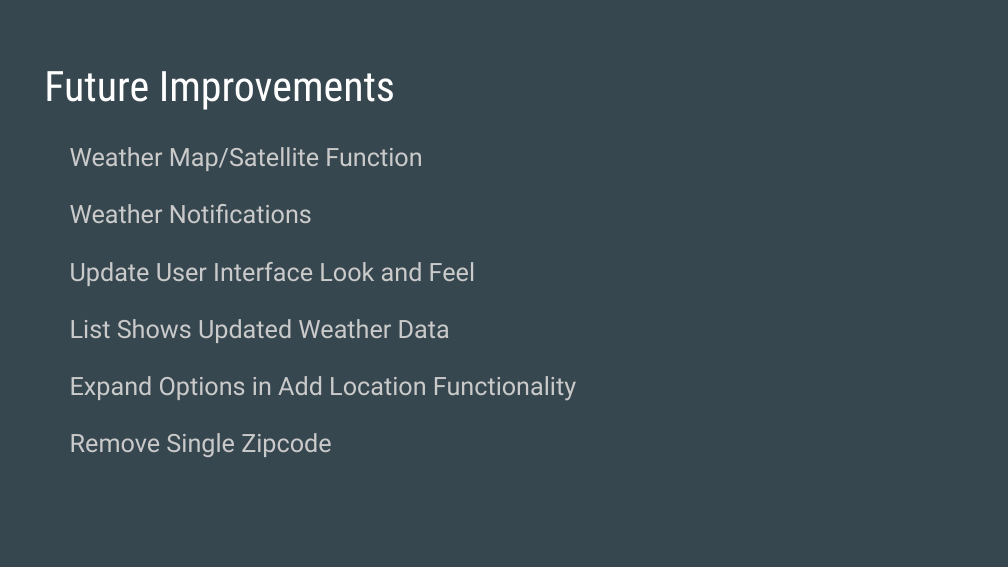
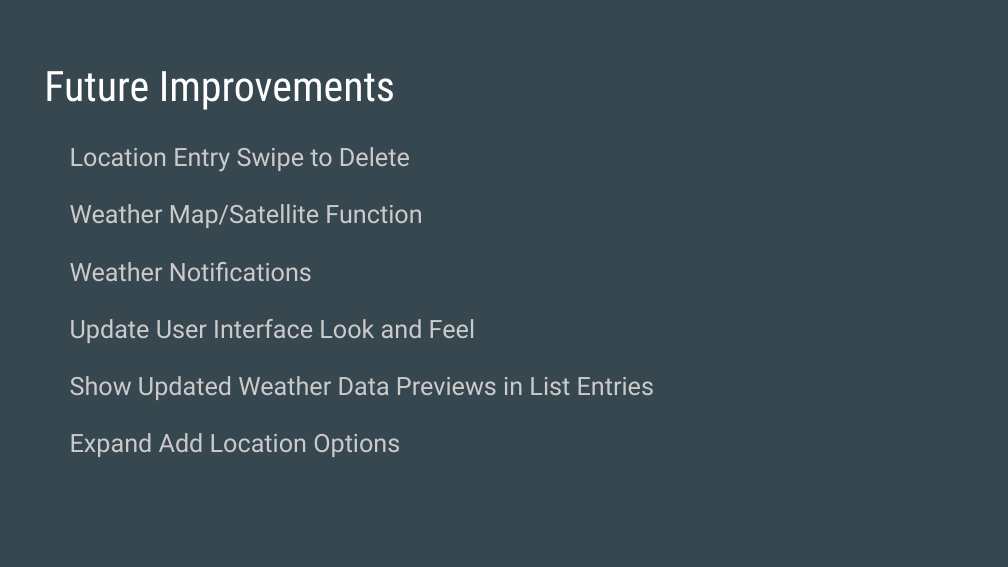
Before and after one commit to laurenyew/WeatherApp, a slide deck: slide 13 of Phunware_Weather_App_Presentation.pptx. Drawn at 1008x567 pixels with LibreOffice and Linux fonts; fonts in the diff are those of the drawing. Boxes give left, top, right and bottom in pixels: in the first picture for what was removed or moved away, otherwise in the second. Text is boxed around its words. In the diff, an @@ line names an element or a change of style, - is before the commit and + after.

Commit message:
Updating presentation

```diff
--- a/Phunware_Weather_App_Presentation.pptx
+++ b/Phunware_Weather_App_Presentation.pptx
@@ text at [70,147,410,172]: paragraph added @@
+Location Entry Swipe to Delete
@@ text at [70,376,654,457]: text changed @@
-List Shows Updated Weather Data
-Expand Options in Add Location Functionality
-Remove Single Zipcode
+Show Updated Weather Data Previews in List Entries
+Expand Add Location Options
```
Also in this commit, not shown: 1 other slide changed.
